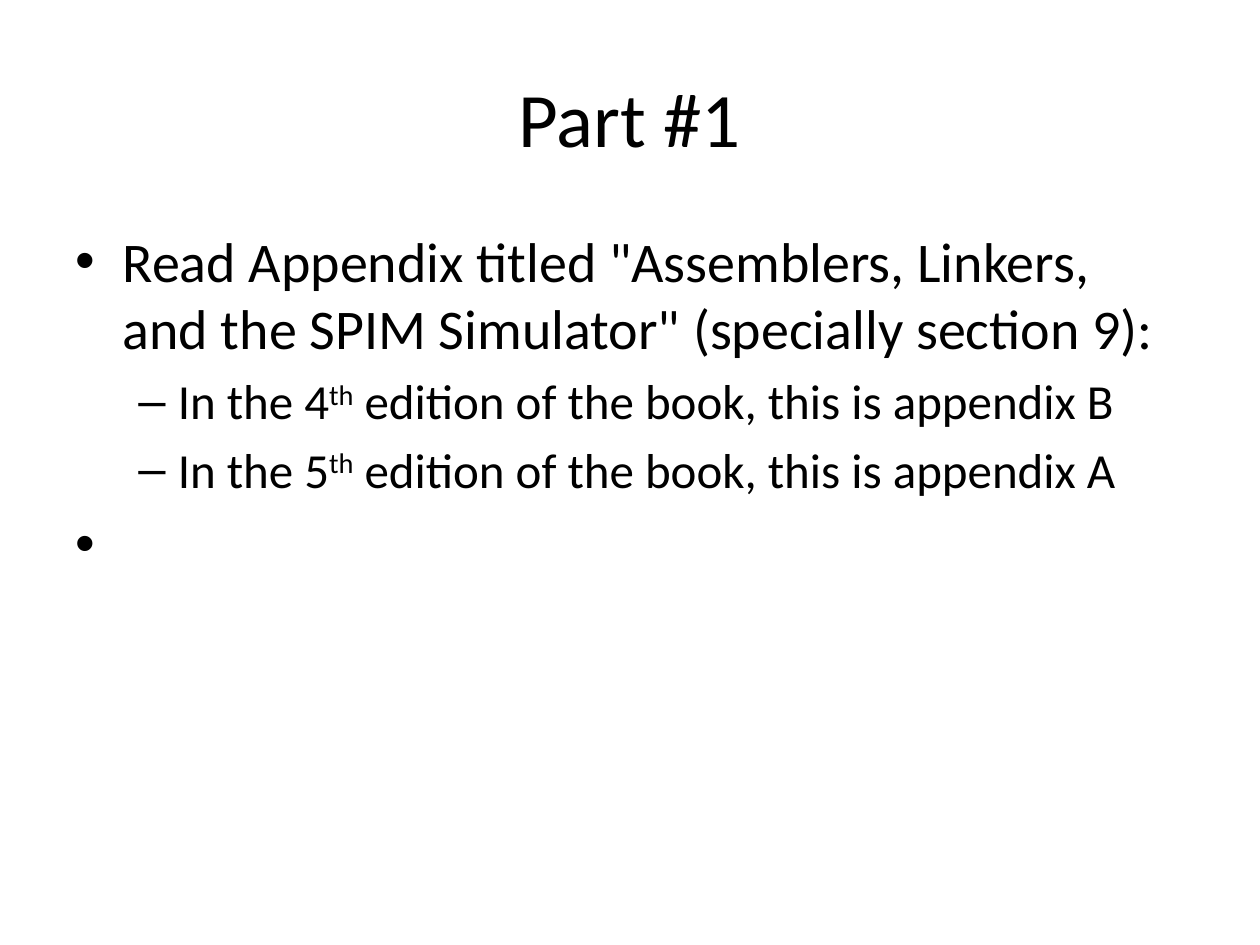
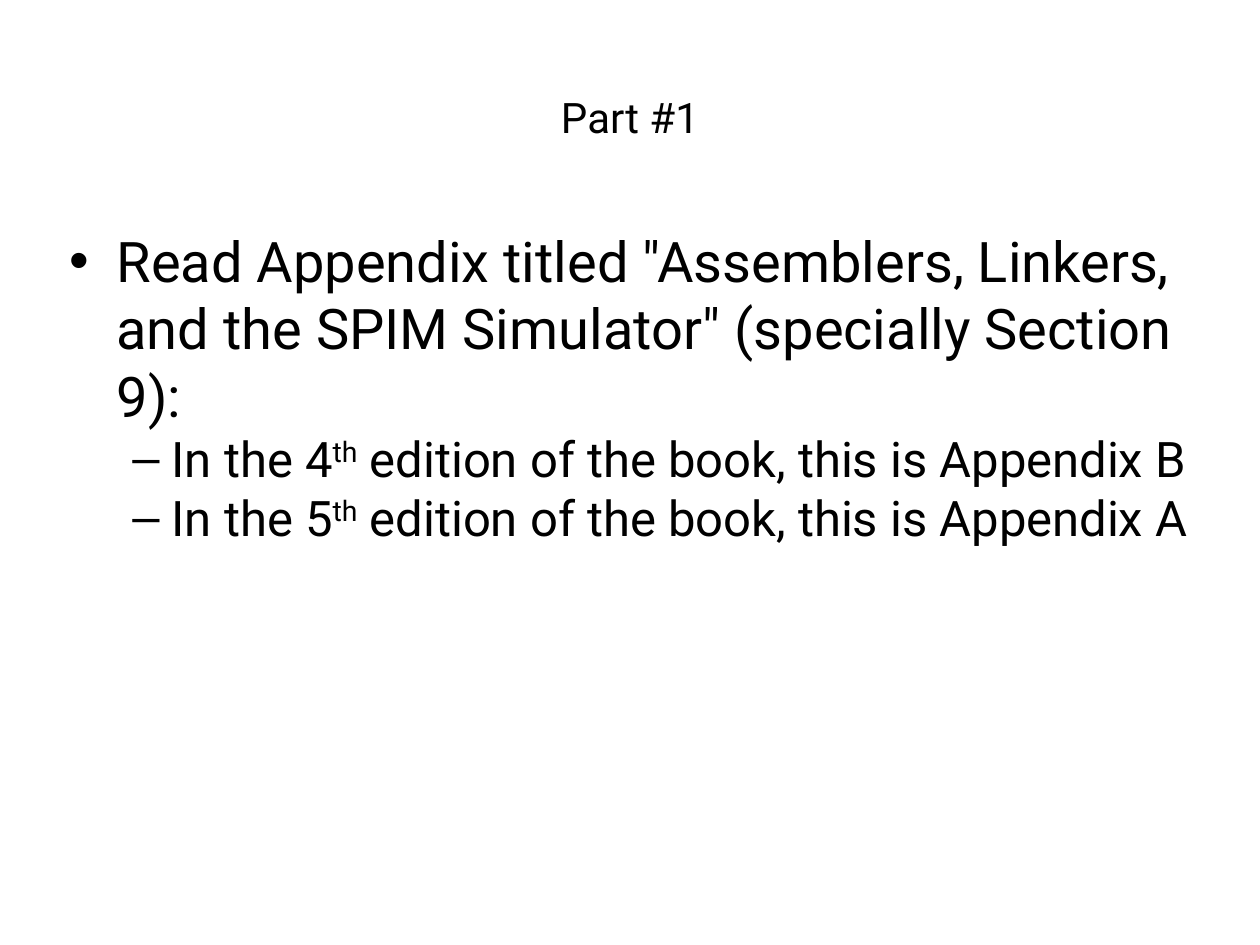
Before and after one commit to cmput229/Lab_Intro, a slide deck: slide 3 of resources/slides/class.pptx. Drawn at 1260x945 pixels with LibreOffice and Linux fonts; fonts in the diff are those of the drawing. Boxes give left, top, right and bottom in pixels: in the first picture for what was removed or moved away, otherwise in the second. Text is boxed around its words. In the diff, an @@ line names an element or a change of style, - is before the commit and + after.

```diff
--- a/resources/slides/class.pptx
+++ b/resources/slides/class.pptx
@@ title "Part #1" at (x1=561, y1=103, x2=698, y2=134): size 44 to 24 pt, font Calibri to Roboto @@
@@ text at (x1=117, y1=240, x2=1187, y2=546): text changed; font Calibri to Roboto @@
-• Read Appendix titled "Assemblers, Linkers, and the SPIM Simulator" (specially section 9):
-  – In the 4th edition of the book, this is appendix B
-  – In the 5th edition of the book, this is appendix A
+• Read Appendix titled "Assemblers, Linkers, and the SPIM Simulator" (specially Section 9):
+  – In the 4th edition of the book, this is Appendix B
+  – In the 5th edition of the book, this is Appendix A
```
Also in this commit, not shown: 14 other slides changed, 1 other file.
